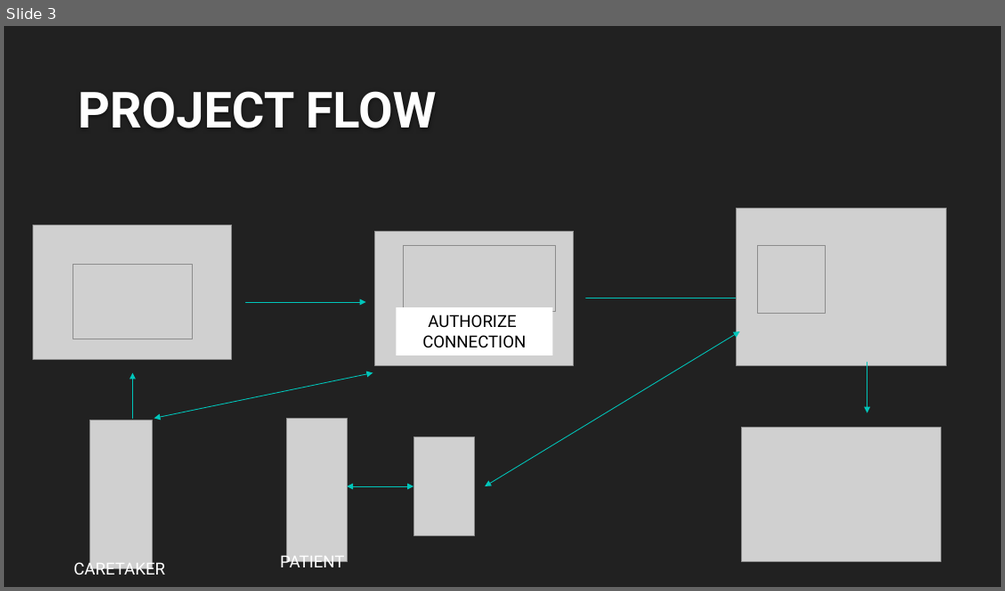
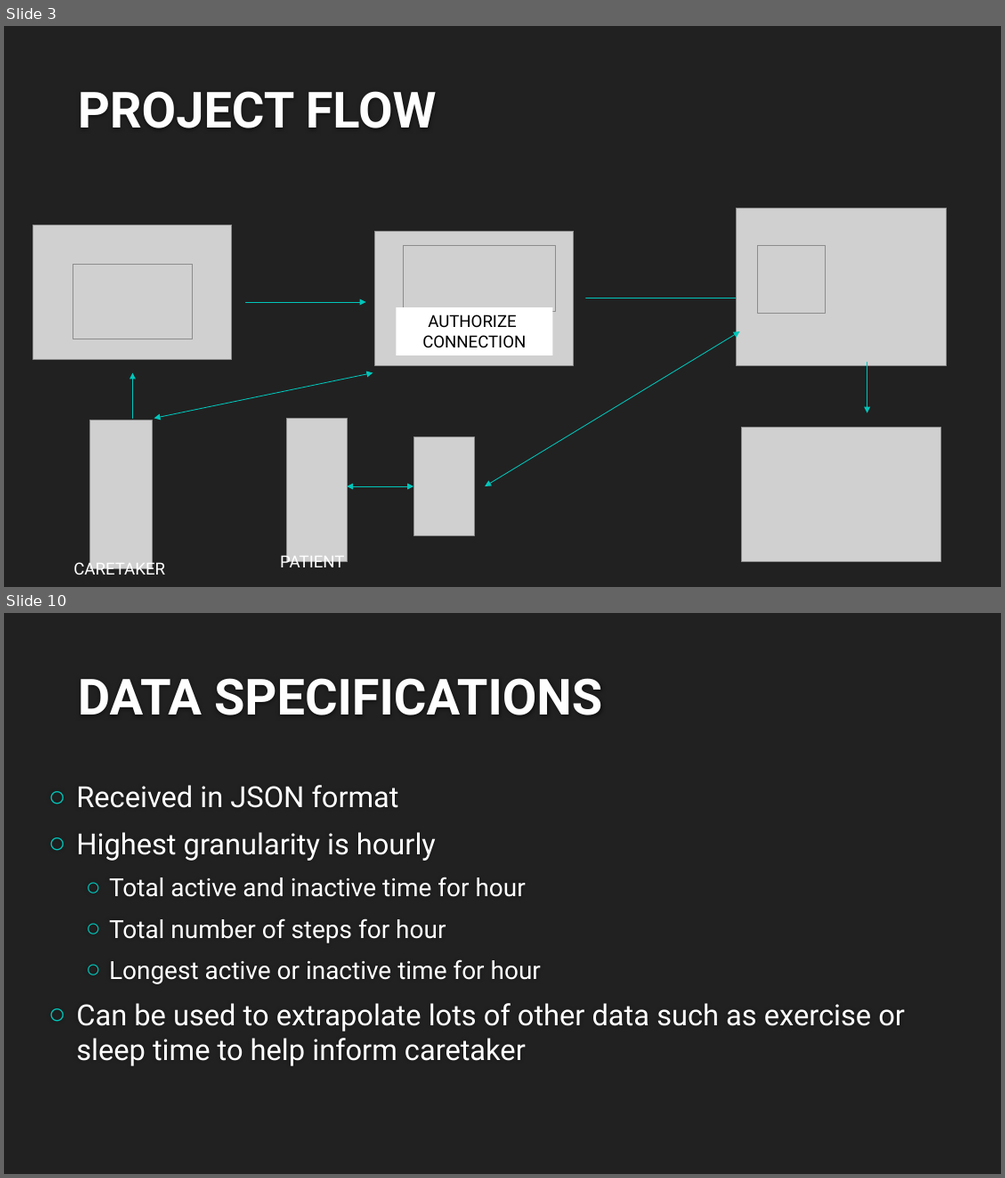
Before and after one commit to ritwikd/gatech, a slide deck: Presentation/Assisted Living.pptx. Shown one above the other, each under a label of ours: slide 3 before the commit, slides 3 and 10 after it; the slides between them are not shown. The pictures are 1005x591 and 1005x1178 pixels, drawn with LibreOffice and Linux fonts; fonts in the diff are those of the drawing; grey boxes stand for pictures; background and template pictures are left out. Boxes give left, top, right and bottom in pixels: in the first picture for what was removed or moved away, otherwise in the second. Text is boxed around its words. In the diff, an @@ line names an element or a change of style, - is before the commit and + after.

```diff
--- a/Presentation/Assisted Living.pptx
+++ b/Presentation/Assisted Living.pptx
@@ slide 10 added at box(4, 613, 1001, 1174), background #212121 @@
@@ title added at box(78, 678, 602, 715), 48 pt, text #FEFEFE, bold @@
+DATA SPECIFICATIONS
@@ text added at box(76, 832, 905, 1066), 28 pt, text #FFFFFF @@
+○ Received in JSON format
+○ Highest granularity is hourly
+  ○ Total active and inactive time for hour
+  ○ Total number of steps for hour
+  ○ Longest active or inactive time for hour
+○ Can be used to extrapolate lots of other data such as exercise or sleep time to help inform caretaker
```
Also in this commit, not shown: 5 slides changed, 3 other slides added.
